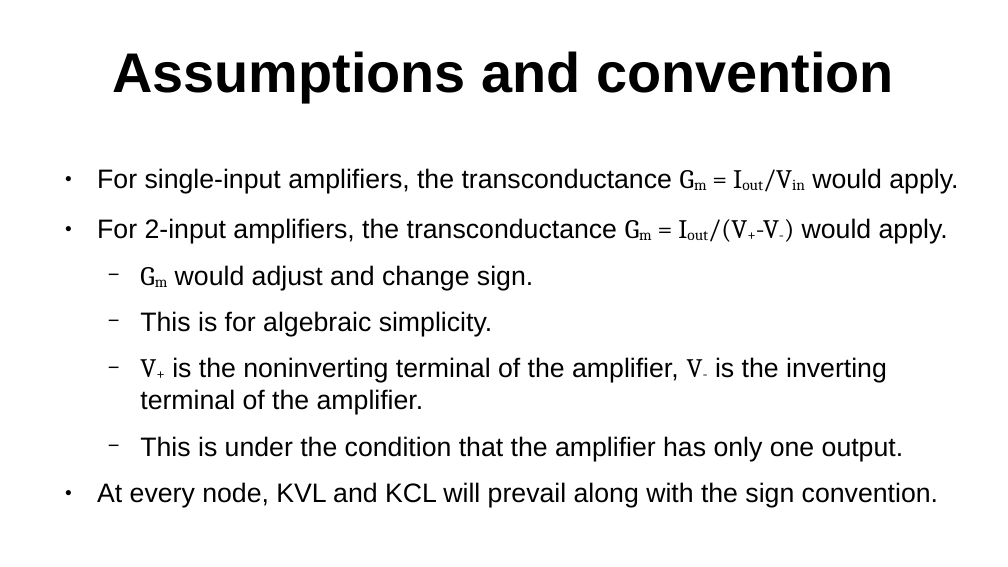
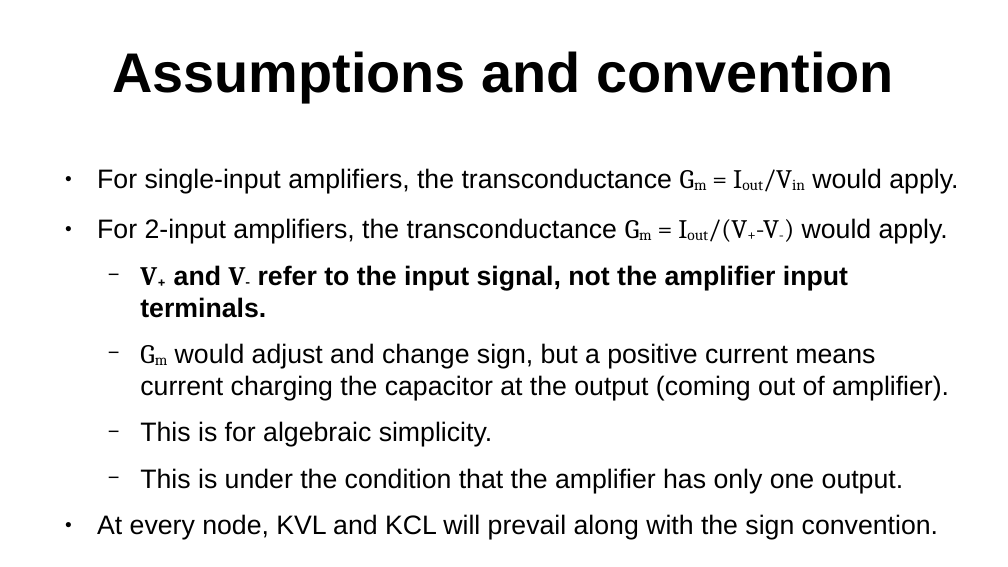
Before and after one commit to madhavgulati277/SSCS-Chipathon-Track-C-MOSbius, a slide deck: slide 4 of ppt_mmg_architecture.odp. Drawn at 1008x567 pixels with LibreOffice and Linux fonts; fonts in the diff are those of the drawing. Boxes give left, top, right and bottom in pixels: in the first picture for what was removed or moved away, otherwise in the second. Text is boxed around its words. In the diff, an @@ line names an element or a change of style, - is before the commit and + after.

```diff
--- a/ppt_mmg_architecture.odp
+++ b/ppt_mmg_architecture.odp
@@ text at (140, 265, 949, 400): text changed @@
-  − Gm would adjust and change sign.
+  − V+ and V- refer to the input signal, not the amplifier input terminals.
+  − Gm would adjust and change sign, but a positive current means current charging the capacitor at the output (coming out of amplifier).
@@ text at (140, 357, 887, 415): paragraph removed @@
-  − V+ is the noninverting terminal of the amplifier, V- is the inverting terminal of the amplifier.
```
Also in this commit, not shown: 10 other slides changed, 3 other files.
